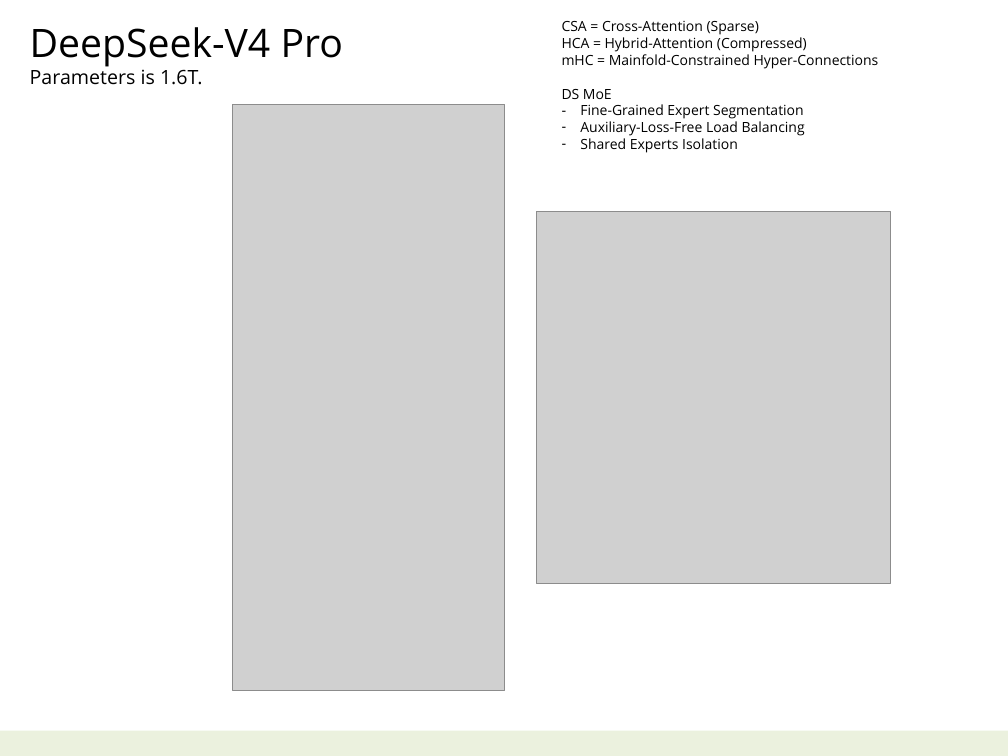
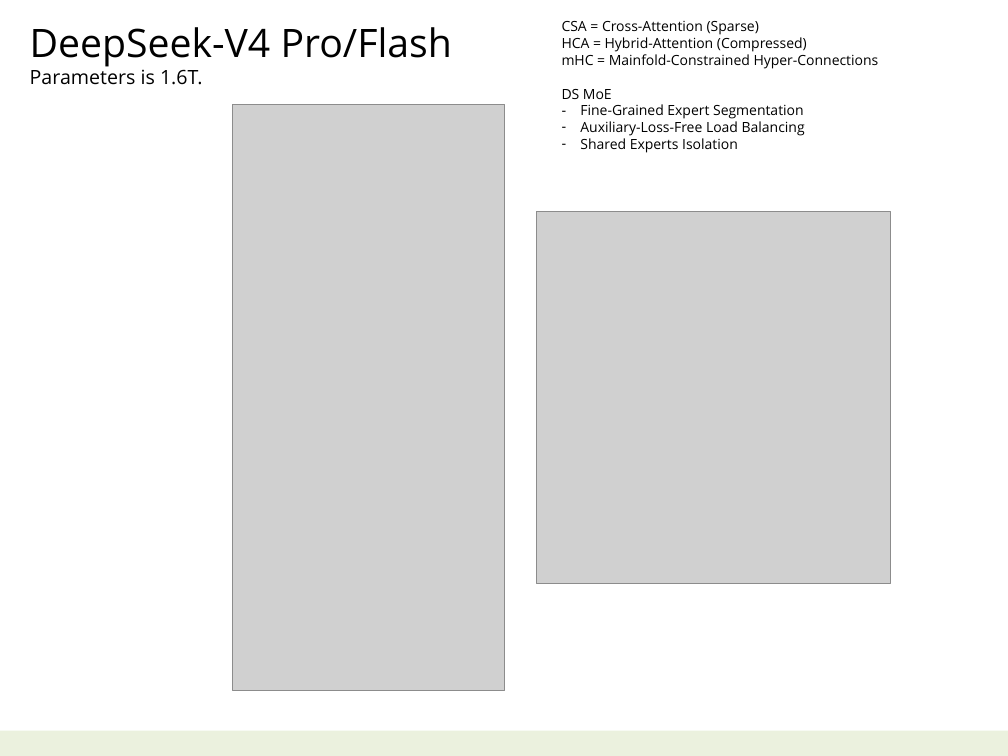
Before and after one commit to navibator/crazy-ai, a slide deck: slide 42 of ai.pptx (slide 40 before the commit). Drawn at 1008x756 pixels with LibreOffice and Linux fonts; fonts in the diff are those of the drawing; grey boxes stand for pictures. Boxes give left, top, right and bottom in pixels: in the first picture for what was removed or moved away, otherwise in the second. Text is boxed around its words. In the diff, an @@ line names an element or a change of style, - is before the commit and + after.

```diff
--- a/ai.pptx
+++ b/ai.pptx
@@ text at [30, 27, 452, 85]: text changed; size 14 to 28 pt @@
-DeepSeek-V4 Pro
-Parameters is 1.6T.
+DeepSeek-V4 Pro/Flash
+Parameters is 1.6T.
```
Also in this commit, not shown: 4 other slides changed.
